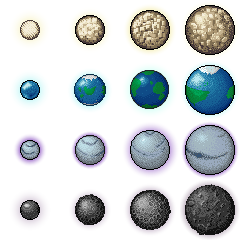
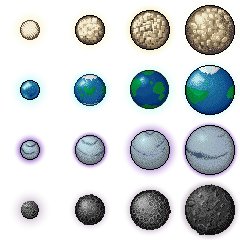
Comparing the layer stacks of the two 240px x 240px images. Changes:
moved "planet_1_4.png" above "planet_2_1.png", painted on it over 20, 200, 40, 220
